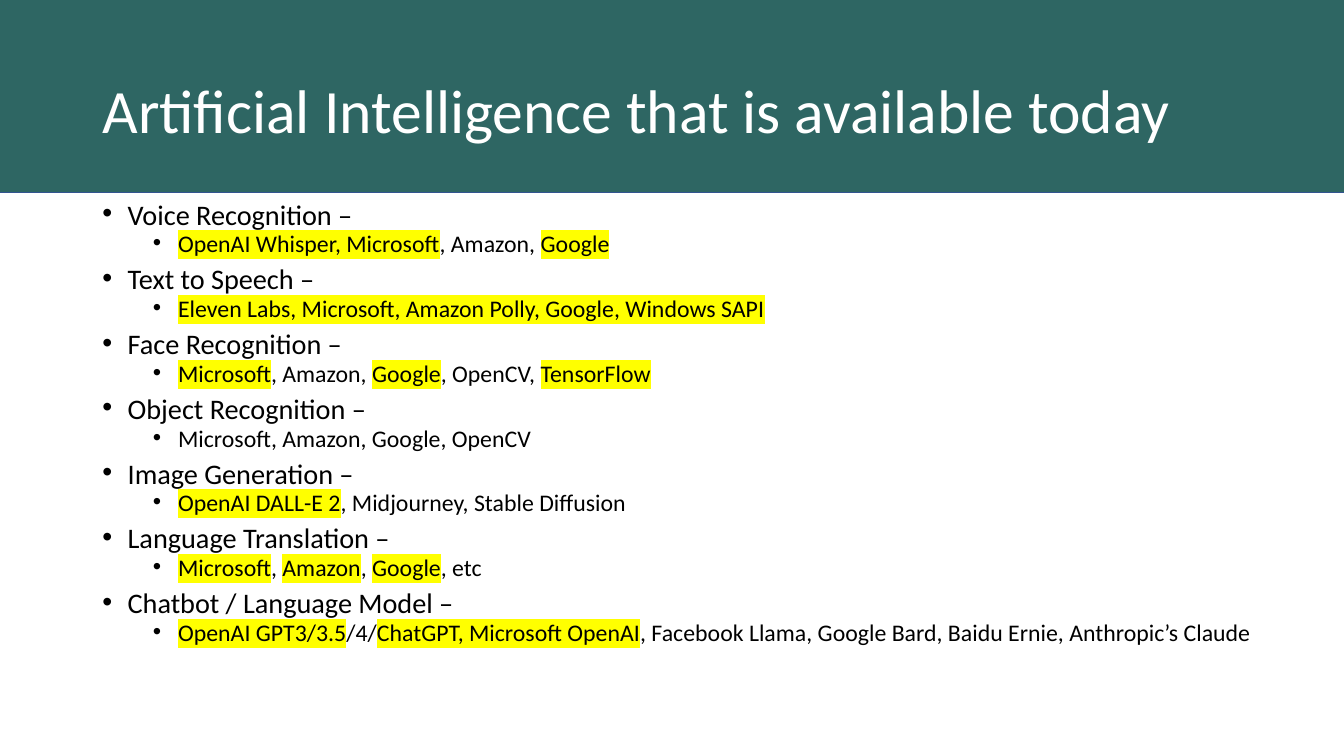
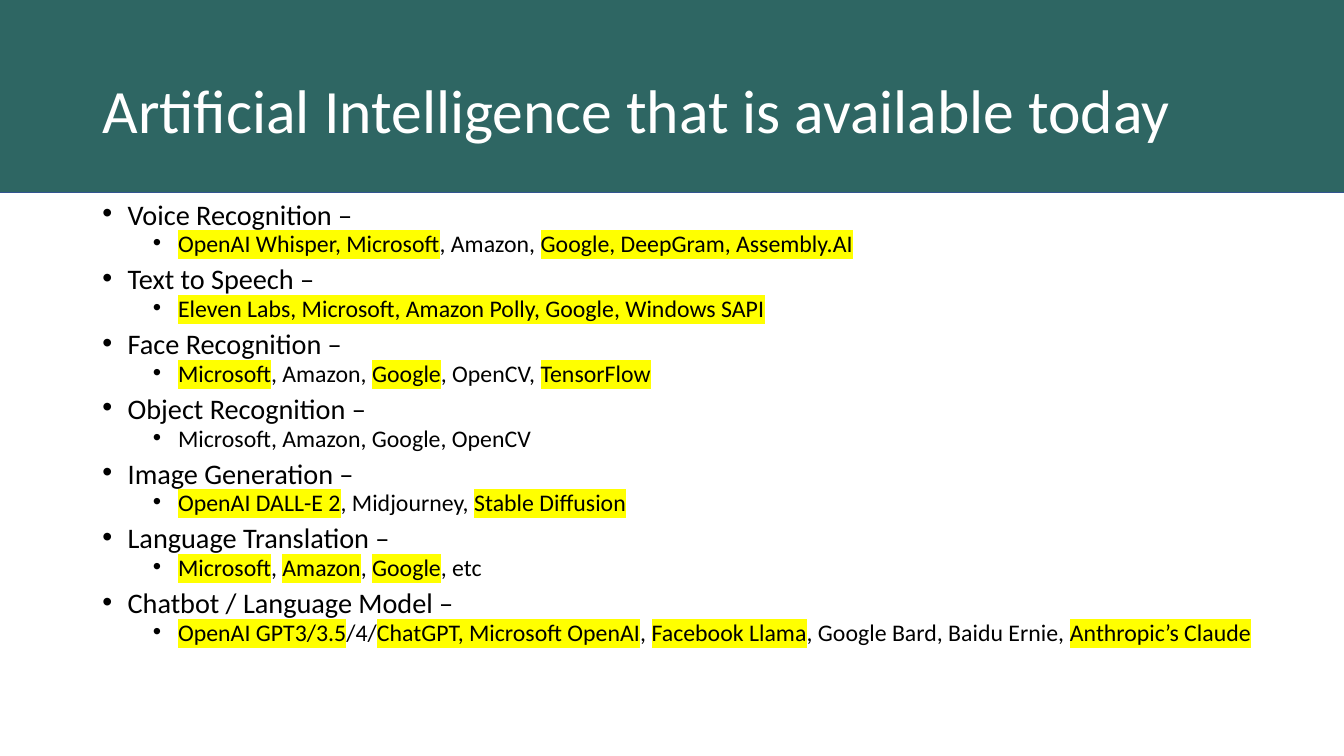
Before and after one commit to geoffsmith82/Symposium2023, a slide deck: slide 13 of Documentation/AI and ChatGPT.pptx. Drawn at 1344x756 pixels with LibreOffice and Linux fonts; fonts in the diff are those of the drawing. Boxes give left, top, right and bottom in pixels: in the first picture for what was removed or moved away, otherwise in the second. Text is boxed around its words. In the diff, an @@ line names an element or a change of style, - is before the commit and + after.

```diff
--- a/Documentation/AI and ChatGPT.pptx
+++ b/Documentation/AI and ChatGPT.pptx
@@ text at (178, 232, 852, 259): text changed @@
-  • OpenAI Whisper, Microsoft, Amazon, Google
+  • OpenAI Whisper, Microsoft, Amazon, Google, DeepGram, Assembly.AI
@@ text at (178, 491, 1250, 648): highlight none to #FFFF00 in "Stable Diffusion", "Facebook Llama, Anthropic’s Claude" @@
```
Also in this commit, not shown: 6 other files.
